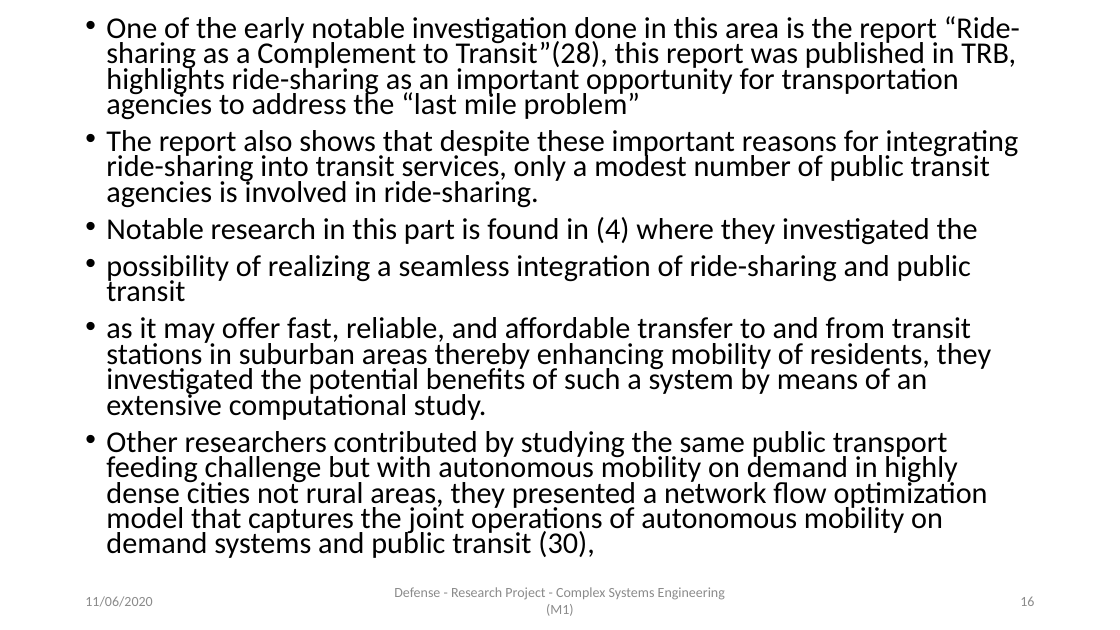
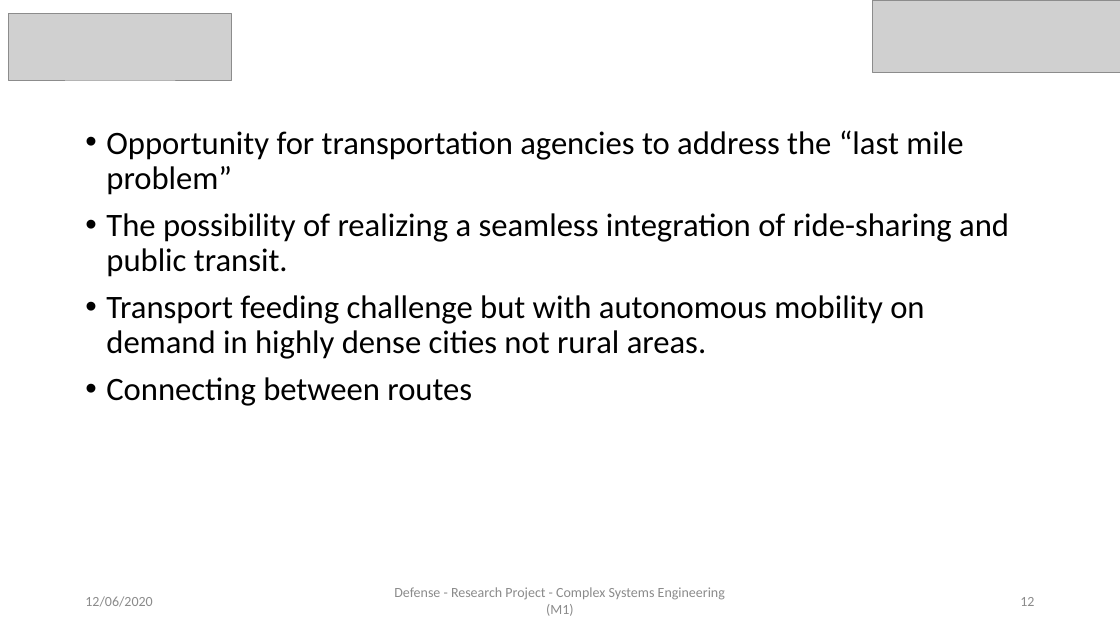
Before and after one commit to AymanABDELHAMID/OD_MTO_DARP, a slide deck: slide 12 of Presentation/presentation_AymanMahmoud.pptx (slide 16 before the commit). Drawn at 1120x630 pixels with LibreOffice and Linux fonts; fonts in the diff are those of the drawing; grey boxes stand for pictures. Boxes give left, top, right and bottom in pixels: in the first picture for what was removed or moved away, otherwise in the second. Text is boxed around its words. In the diff, an @@ line names an element or a change of style, - is before the commit and + after.

```diff
--- a/Presentation/presentation_AymanMahmoud.pptx
+++ b/Presentation/presentation_AymanMahmoud.pptx
@@ picture added at <box>8,13,232,80</box> @@
@@ picture added at <box>873,0,1120,72</box> @@
@@ text at <box>106,130,1009,406</box>: text changed; size 25.9 to 28 pt @@
-• One of the early notable investigation done in this area is the report “Ride-sharing as a Complement to Transit”(28), this report was published in TRB, highlights ride-sharing as an important opportunity for transportation agencies to address the “last mile problem”
-• The report also shows that despite these important reasons for integrating ride-sharing into transit services, only a modest number of public transit agencies is involved in ride-sharing.
-• Notable research in this part is found in (4) where they investigated the
-• possibility of realizing a seamless integration of ride-sharing and public transit
-• as it may offer fast, reliable, and affordable transfer to and from transit stations in suburban areas thereby enhancing mobility of residents, they investigated the potential benefits of such a system by means of an extensive computational study.
-• Other researchers contributed by studying the same public transport feeding challenge but with autonomous mobility on demand in highly dense cities not rural areas, they presented a network flow optimization model that captures the joint operations of autonomous mobility on demand systems and public transit (30),
+• Opportunity for transportation agencies to address the “last mile problem”
+• The possibility of realizing a seamless integration of ride-sharing and public transit.
+• Transport feeding challenge but with autonomous mobility on demand in highly dense cities not rural areas.
+• Connecting between routes
@@ text at <box>85,596,152,607</box>: text changed @@
-11/06/2020
+12/06/2020
@@ page number at <box>1020,597,1034,606</box>: text changed @@
-16
+12
```
Also in this commit, not shown: 31 other slides changed, 7 slides removed, 4 other files.
